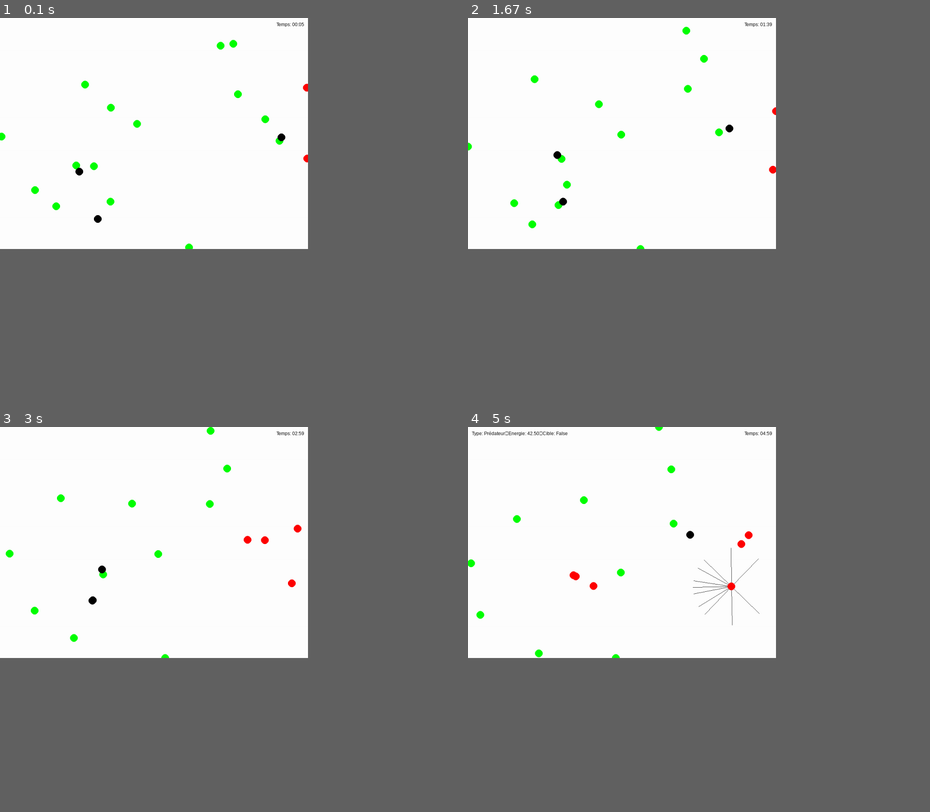
Above: before the commit, frames 1-4 (two rows, left to right).
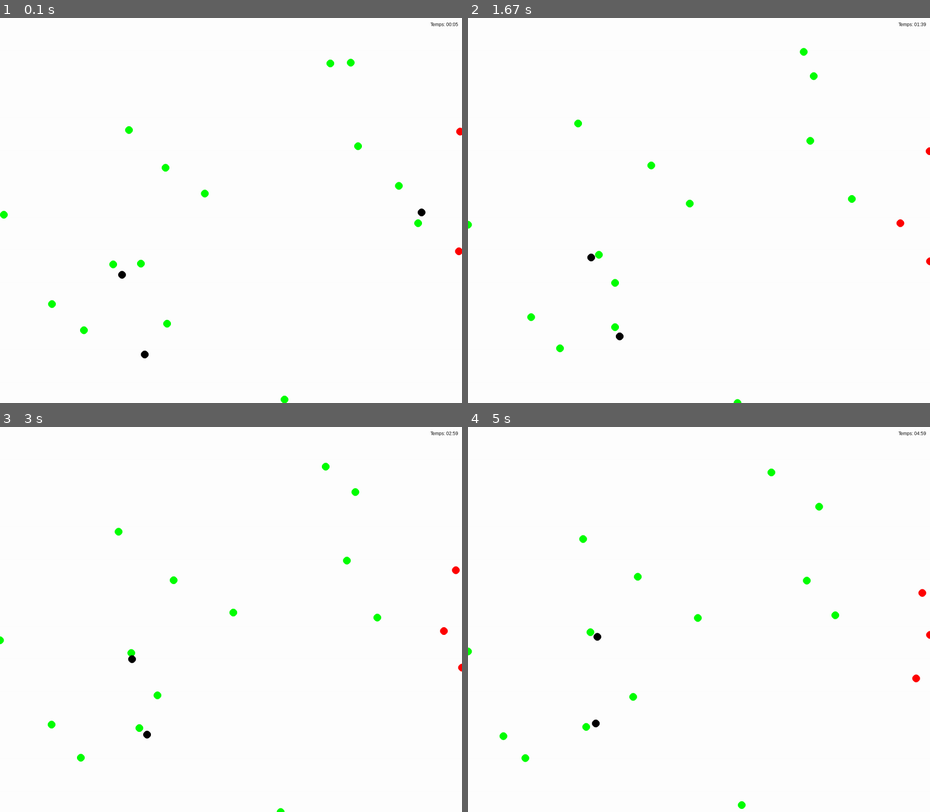
Above: after the commit, the same moments.

Repository: Florian-DELRIEU/IA-PreyPredators
Game: pygame game, started from main.py
Same seed, same stepped clock (60 frames per second), same inputs: the game is played once before the commit and once after it.
Inputs (mouse positions are in pixels of both pictures, inside the frame that each line leads up to):
- Up to frame 1 (0.1 s): no input
- Up to frame 2 (1.67 s): tap Space at 0.33, 0.73, 1.03, 1.23, 1.57 s
- Up to frame 3 (3 s): tap Space at 1.87, 2.07, 2.37, 2.63, 2.97 s
- Up to frame 4 (5 s): tap Space at 3.27, 3.4, 3.8, 4.1, 4.47 s; click (731, 588) at 4.85 s
In our replay, the window is 600x450 before the commit and 900x750 after it. These sizes can differ from the game's own. Grey fills any space a smaller window leaves; there, only what the larger window draws over its background counts as a difference.

The runs differ from the first frame. In frame 1, 1.2% of the frame differs, in the area x 0-100%, y 1-100%; in frame 2, 1.1%; in frame 3, 1.0%; in frame 4, 1.3%, in the area x 0-100%, y 0-100%.

Commit message:
[1.4] - small update - add rays for preys - add energy turn

Diff:
--- a/classes.py
+++ b/classes.py
@@ -15,6 +15,9 @@
 
 Preys = []
 Predators = []
+
+Predator_rays = [0] + [10,30,45,90,135] + [-10,-30,-45,-90,-135]
+Preys_rays =    [0,180] + [30,60,90,120,150] + [-30,-60,-90,-120,-150]
 
 class blob:
     def __init__(self,x=None,y=None,direction=None,is_predator=False,speed=1,detect_range=100,color=RED):
@@ -79,14 +82,15 @@
             self.iteration = 0
             self.x += self.speed * np.cos(self.direction)
             self.y += self.speed * np.sin(self.direction)
-        if self.is_predator : self.gain_energy(-0.05)
-        if not self.is_predator : self.gain_energy(0.1)
 
     def gain_energy(self,ammont):
         self.energy += ammont
         if self.energy <= 0: self.die()
         if self.energy >= 1.5*self.split_cost: self.split()
 
+    def energy_turn(self):
+        if self.is_predator : self.gain_energy(-0.05)
+        if not self.is_predator : self.gain_energy(0.1)
 
     def die(self):
         self.energy=0
@@ -109,7 +113,7 @@
         """
         self.rays = []
         self.rays_angles = self.direction + np.radians(np.array(
-            [0] + [10,30,45,90,135] + [-10,-30,-45,-90,-135]
+            Predator_rays if self.is_predator else Preys_rays
         ))
         for i in range(len(self.rays_angles)):
             current_angle = self.rays_angles[i]
--- a/main.py
+++ b/main.py
@@ -7,7 +7,7 @@
 for _ in range(15):
     blob(None, None, None, False, color=GREEN,speed=1)
 for _ in range(5):
-    blob(None, None, None, True, color=RED, speed=1.2)
+    blob(None, None, None, True, color=RED, speed=1)
 
 selected_blob = None
 running = True
@@ -51,8 +51,7 @@
             if blob in Predators:
                 blob.detect(Preys)
             blob.move()
-            if blob.energy <= 0:
-                blob.die()
+            blob.energy_turn()
 
     for blob in Preys + Predators:
         blob.draw(window)
--- a/pygame_init.py
+++ b/pygame_init.py
@@ -19,7 +19,7 @@
 font = pygame.font.SysFont("Arial",12)
 
 # Configuration de la fenêtre
-width, height = 800*1, 600*1
+width, height = 1200*1, 1000*1
 window = pygame.display.set_mode((width, height))
 pygame.display.set_caption("Simulation Proie-Prédateur")
 
